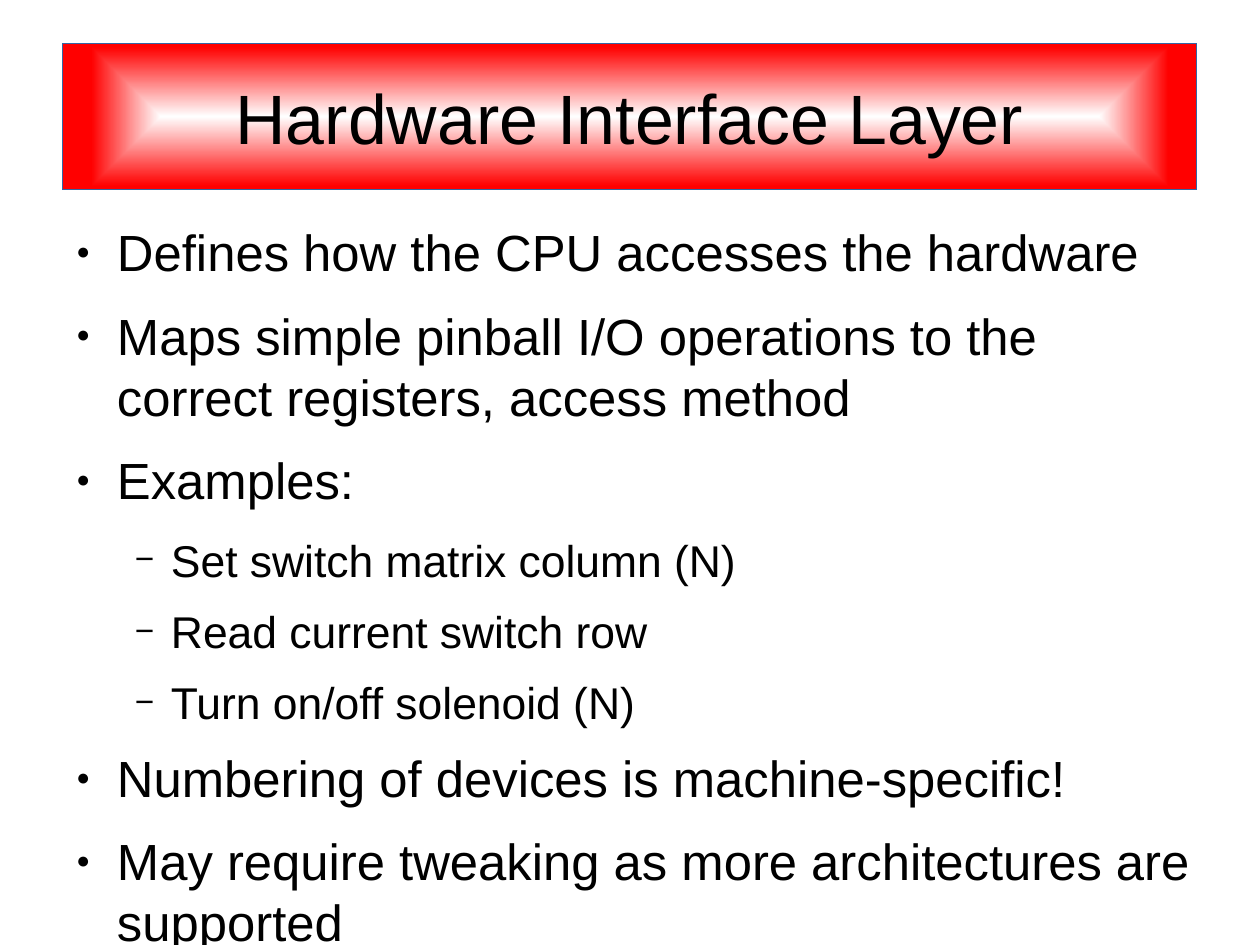
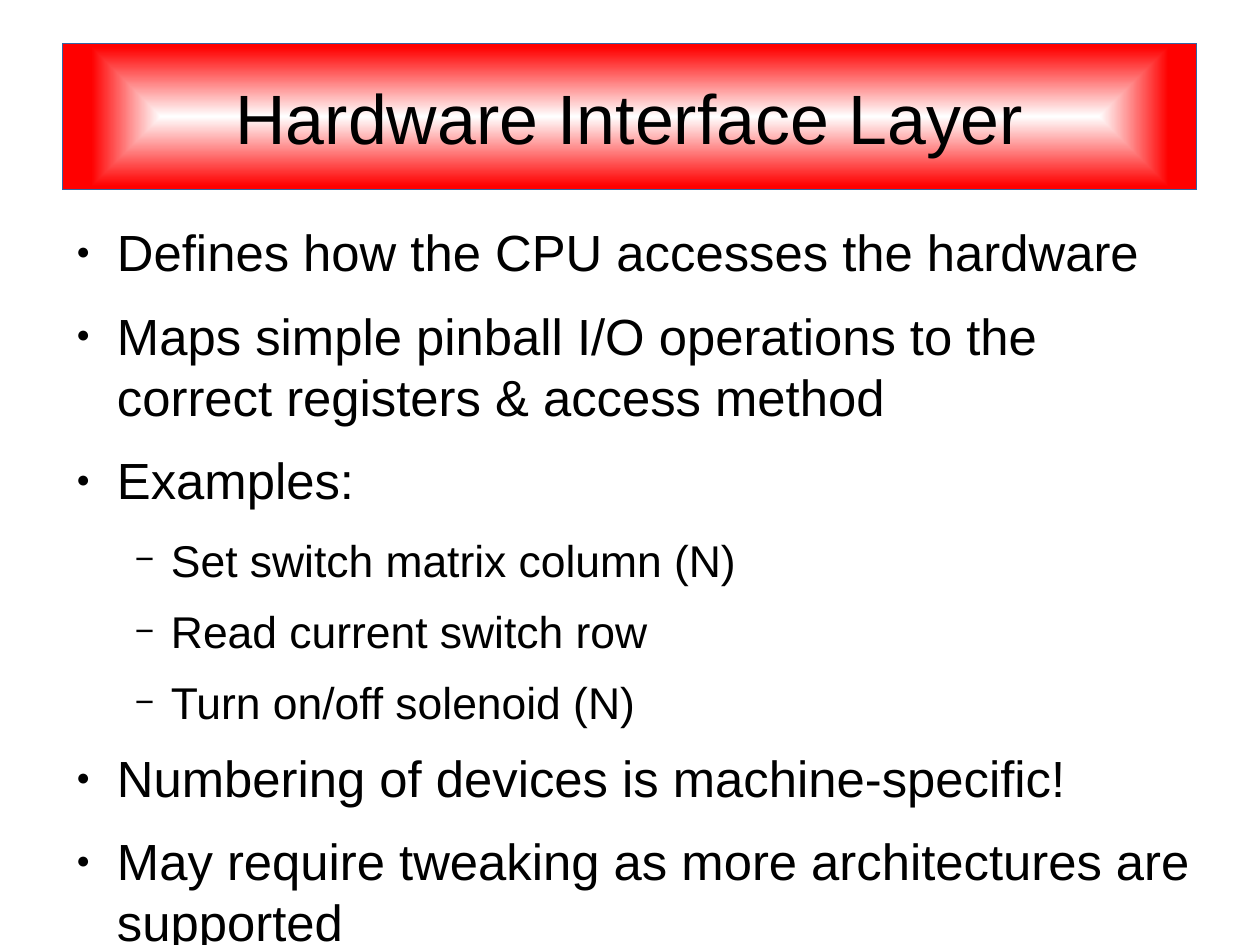
Before and after one commit to SonnyJim/freewpc, a slide deck: slide 5 of doc/freewpc.odp (slide 4 before the commit). Drawn at 1260x945 pixels with LibreOffice and Linux fonts; fonts in the diff are those of the drawing. Boxes give left, top, right and bottom in pixels: in the first picture for what was removed or moved away, otherwise in the second. Text is boxed around its words. In the diff, an @@ line names an element or a change of style, - is before the commit and + after.

```diff
--- a/doc/freewpc.odp
+++ b/doc/freewpc.odp
@@ text at (117,318,1037,426): text changed @@
-● Maps simple pinball I/O operations to the correct registers, access method
+● Maps simple pinball I/O operations to the correct registers & access method
```
Also in this commit, not shown: 5 other slides changed, 14 slides added.
